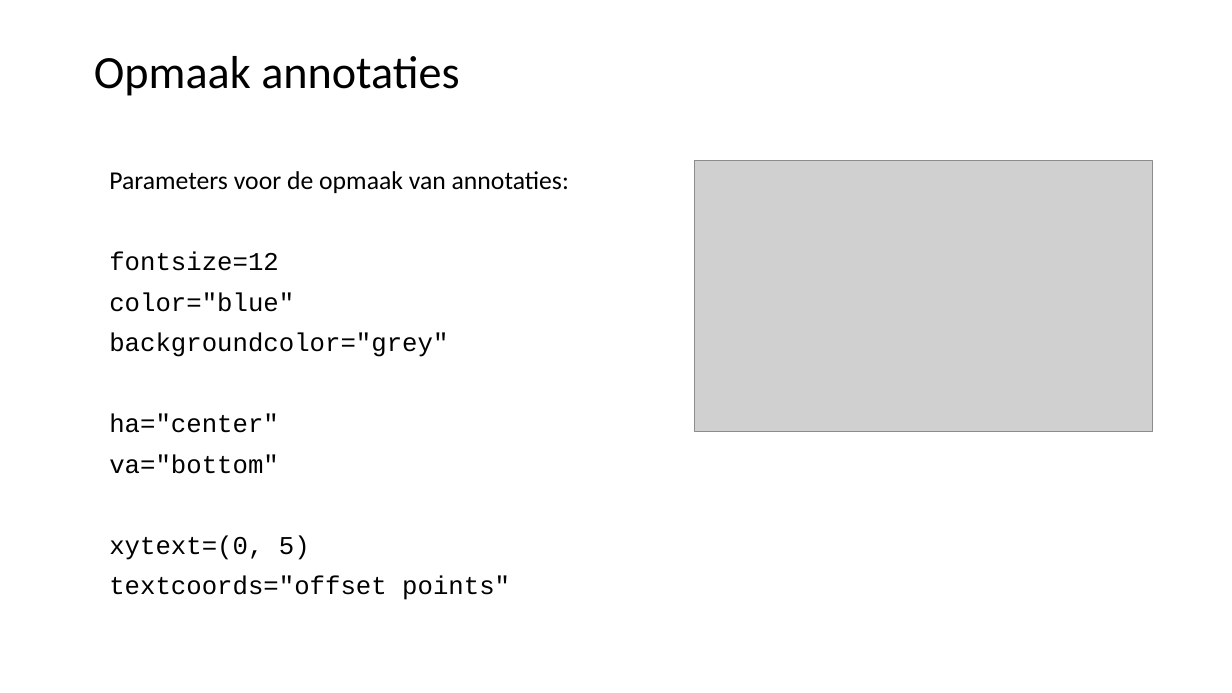
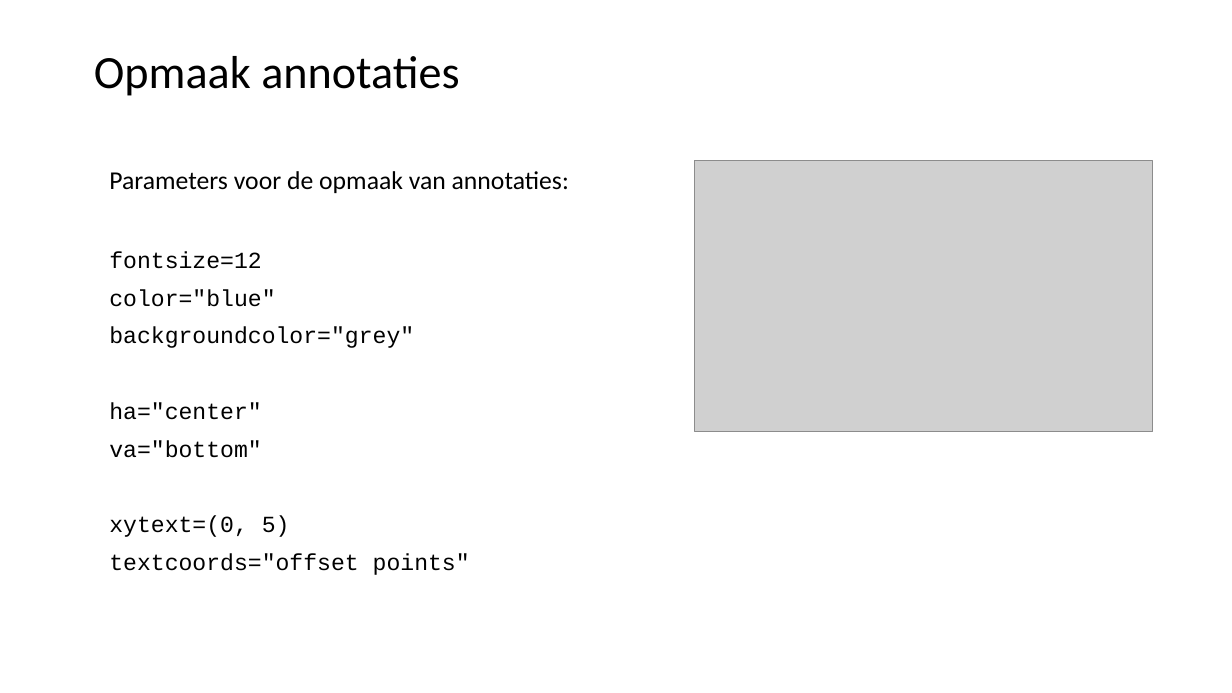
Before and after one commit to LFKoning/knowledge-sharing, a slide deck: slide 29 of python_trainees/3_pandas_plotting/python_traineeship_3.pptx. Drawn at 1232x693 pixels with LibreOffice and Linux fonts; fonts in the diff are those of the drawing; grey boxes stand for pictures. Boxes give left, top, right and bottom in pixels: in the first picture for what was removed or moved away, otherwise in the second. Text is boxed around its words. In the diff, an @@ line names an element or a change of style, - is before the commit and + after.

```diff
--- a/python_trainees/3_pandas_plotting/python_traineeship_3.pptx
+++ b/python_trainees/3_pandas_plotting/python_traineeship_3.pptx
@@ text at bbox=[109, 251, 470, 575]: size 20 to 18 pt in "fontsize=12", "color="blue"", "backgroundcolor="grey"", "ha="center"" and 3 more places @@
```
Also in this commit, not shown: 2 other slides changed, 3 other files.
